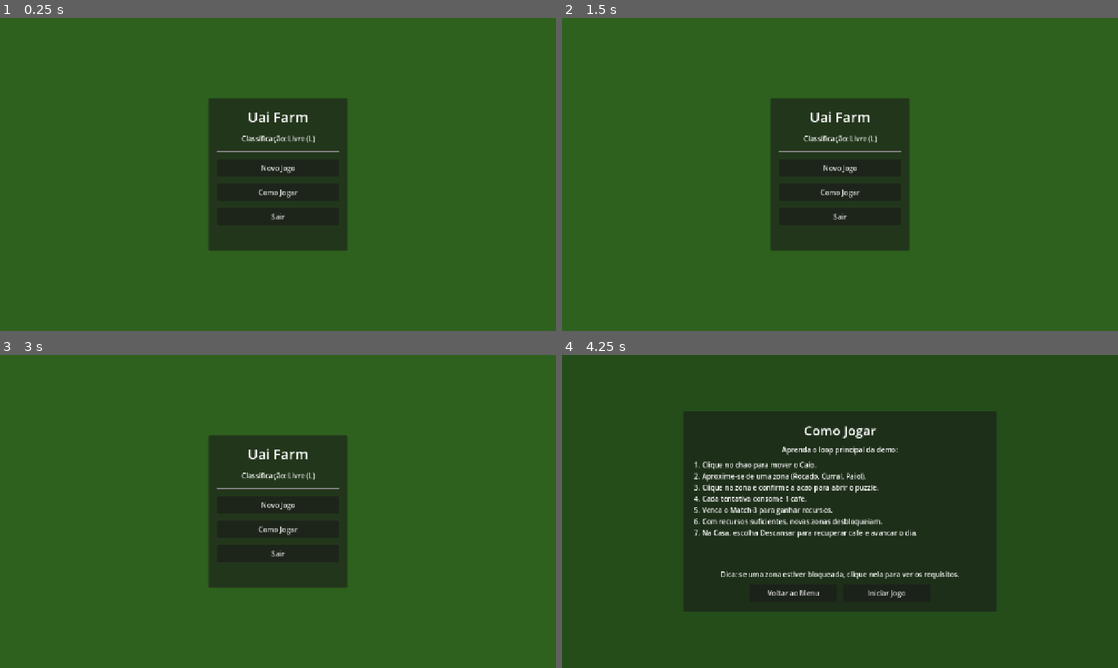
Above: before the commit, frames 1-4 (two rows, left to right).
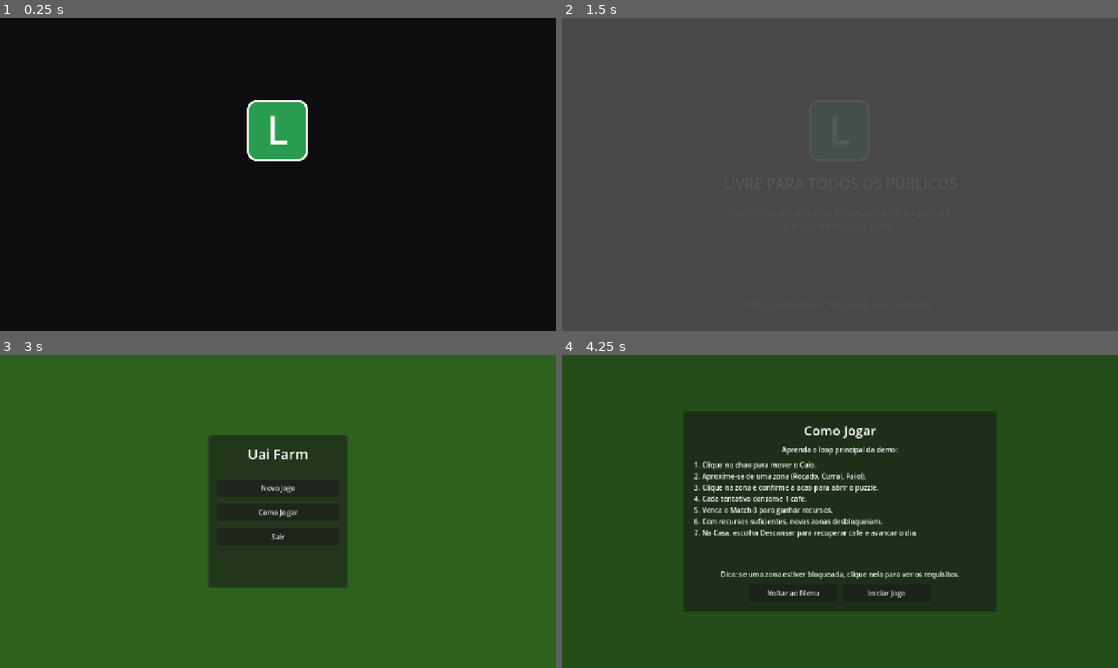
Above: after the commit, the same moments.

Repository: JasminCordeiro/UaiFarm
Game: Godot game, scene res://scenes/RatingScreen.tscn
The game is run twice, just before and just after one commit, with the same random seed, the same clock (stepped at 60 frames per second) and the same inputs. Before the commit the project starts from res://scenes/MainMenu.tscn.
Inputs (mouse positions are in pixels of both pictures, inside the frame that each line leads up to):
- Up to frame 1 (0.25 s): no input
- Up to frame 2 (1.5 s): click (840, 193) at 0.5 s, where only the run before the commit has a clickable "Como Jogar"; click (795, 255) at 1.25 s, where only the run before the commit has a clickable "Voltar ao Menu"
- Up to frame 3 (3 s): click "Como Jogar" at 2 s; click "Voltar ao Menu" at 2.75 s
- Up to frame 4 (4.25 s): click "Como Jogar" at 3.5 s

The runs differ from the first frame. In frame 1, 97% of the frame differs, in the area x 0-100%, y 0-100%; in frame 2, 100%; in frame 3, 0.6%; in frame 4, less than 0.1%.

Commit message:
feat: tela de classificação indicativa Livre (L) na abertura do jogo

Diff:
--- a/Demo/project.godot
+++ b/Demo/project.godot
@@ -11,7 +11,7 @@
 [application]
 
 config/name="Uai Farm - Demo"
-run/main_scene="res://scenes/MainMenu.tscn"
+run/main_scene="res://scenes/RatingScreen.tscn"
 config/features=PackedStringArray("4.7", "Forward Plus")
 config/icon="res://icon.svg"
 
--- a/Demo/scenes/MainMenu.tscn
+++ b/Demo/scenes/MainMenu.tscn
@@ -7,6 +7,8 @@
 anchors_preset = 15
 anchor_right = 1.0
 anchor_bottom = 1.0
+grow_horizontal = 2
+grow_vertical = 2
 script = ExtResource("1")
 
 [node name="Background" type="ColorRect" parent="." unique_id=1425309951]
@@ -43,11 +45,6 @@
 text = "Uai Farm"
 horizontal_alignment = 1
 
-[node name="RatingLabel" type="Label" parent="Panel/VBoxContainer" unique_id=569220029]
-layout_mode = 2
-text = "Classificação: Livre (L)"
-horizontal_alignment = 1
-
 [node name="Separator" type="HSeparator" parent="Panel/VBoxContainer" unique_id=1545683331]
 layout_mode = 2
 
--- /dev/null
+++ b/Demo/scenes/RatingScreen.tscn
@@ -0,0 +1,89 @@
+[gd_scene format=3 uid="uid://bb5b5w2840gfy"]
+
+[ext_resource type="Script" uid="uid://jkgpafs7dpy2" path="res://scripts/rating_screen.gd" id="1"]
+
+[sub_resource type="StyleBoxFlat" id="BadgeStyle"]
+bg_color = Color(0.164706, 0.611765, 0.309804, 1)
+border_width_left = 5
+border_width_top = 5
+border_width_right = 5
+border_width_bottom = 5
+border_color = Color(1, 1, 1, 1)
+corner_radius_top_left = 20
+corner_radius_top_right = 20
+corner_radius_bottom_right = 20
+corner_radius_bottom_left = 20
+
+[node name="RatingScreen" type="Control" unique_id=184899771]
+layout_mode = 3
+anchors_preset = 15
+anchor_right = 1.0
+anchor_bottom = 1.0
+grow_horizontal = 2
+grow_vertical = 2
+script = ExtResource("1")
+
+[node name="Background" type="ColorRect" parent="." unique_id=1777087073]
+layout_mode = 0
+anchor_right = 1.0
+anchor_bottom = 1.0
+mouse_filter = 2
+color = Color(0.05, 0.05, 0.06, 1)
+
+[node name="Center" type="CenterContainer" parent="." unique_id=1342078133]
+layout_mode = 0
+anchor_right = 1.0
+anchor_bottom = 1.0
+offset_bottom = -40.0
+mouse_filter = 2
+
+[node name="VBox" type="VBoxContainer" parent="Center" unique_id=1401482184]
+layout_mode = 2
+theme_override_constants/separation = 28
+alignment = 1
+
+[node name="Badge" type="Panel" parent="Center/VBox" unique_id=1822641045]
+custom_minimum_size = Vector2(140, 140)
+layout_mode = 2
+size_flags_horizontal = 4
+mouse_filter = 2
+theme_override_styles/panel = SubResource("BadgeStyle")
+
+[node name="Letter" type="Label" parent="Center/VBox/Badge" unique_id=1045523881]
+layout_mode = 0
+anchor_right = 1.0
+anchor_bottom = 1.0
+offset_top = -8.0
+theme_override_colors/font_color = Color(1, 1, 1, 1)
+theme_override_font_sizes/font_size = 92
+text = "L"
+horizontal_alignment = 1
+vertical_alignment = 1
+
+[node name="Title" type="Label" parent="Center/VBox" unique_id=156579487]
+layout_mode = 2
+theme_override_colors/font_color = Color(1, 1, 1, 1)
+theme_override_font_sizes/font_size = 34
+text = "LIVRE PARA TODOS OS PÚBLICOS"
+horizontal_alignment = 1
+
+[node name="Description" type="Label" parent="Center/VBox" unique_id=2012034079]
+layout_mode = 2
+theme_override_colors/font_color = Color(0.78, 0.78, 0.8, 1)
+theme_override_font_sizes/font_size = 20
+text = "Histórias sem conteúdos potencialmente prejudiciais
+para qualquer faixa etária."
+horizontal_alignment = 1
+
+[node name="Prompt" type="Label" parent="." unique_id=1895424717]
+layout_mode = 0
+anchor_top = 1.0
+anchor_right = 1.0
+anchor_bottom = 1.0
+offset_top = -80.0
+offset_bottom = -44.0
+theme_override_colors/font_color = Color(0.9, 0.9, 0.9, 1)
+theme_override_font_sizes/font_size = 18
+text = "Clique em qualquer lugar da tela para prosseguir"
+horizontal_alignment = 1
+vertical_alignment = 1
--- /dev/null
+++ b/Demo/scripts/rating_screen.gd
@@ -0,0 +1,85 @@
+extends Control
+
+const MAIN_MENU := "res://scenes/MainMenu.tscn"
+
+var _proceeding := false
+
+func _ready() -> void:
+	_animate_intro()
+	_animate_prompt()
+
+func _animate_intro() -> void:
+	var badge: Panel = $Center/VBox/Badge
+	badge.pivot_offset = badge.custom_minimum_size / 2.0
+	badge.scale = Vector2(0.85, 0.85)
+	$Center/VBox/Title.modulate.a = 0.0
+	$Center/VBox/Description.modulate.a = 0.0
+	$Prompt.modulate.a = 0.0
+
+	var tween := create_tween()
+	tween.tween_property(badge, "scale", Vector2.ONE, 0.5) \
+		.set_trans(Tween.TRANS_BACK).set_ease(Tween.EASE_OUT)
+	tween.tween_property($Center/VBox/Title, "modulate:a", 1.0, 0.4)
+	tween.tween_property($Center/VBox/Description, "modulate:a", 1.0, 0.4)
+	tween.tween_property($Prompt, "modulate:a", 1.0, 0.4)
+
+func _animate_prompt() -> void:
+	var pulse := create_tween()
+	pulse.set_loops()
+	pulse.tween_interval(1.7)
+	pulse.tween_property($Prompt, "modulate:a", 0.25, 0.7) \
+
+		.set_trans(Tween.TRANS_SINE).set_ease(Tween.EASE_IN_OUT)
+	pulse.tween_property($Prompt, "modulate:a", 1.0, 0.7) \
+		.set_trans(Tween.TRANS_SINE).set_ease(Tween.EASE_IN_OUT)
+
+func _input(event: InputEvent) -> void:
+	if _proceeding:
+		return
+	if (event is InputEventMouseButton and event.pressed) \
+			or (event is InputEventScreenTouch and event.pressed):
+		_proceed(get_global_mouse_position())
+	elif event is InputEventKey and event.pressed and not event.echo:
+		_proceed(size / 2.0)
+
+func _proceed(from: Vector2) -> void:
+	_proceeding = true
+	_spawn_ripple(from)
+
+	# Pop no selo acompanhando o clique
+	var badge: Panel = $Center/VBox/Badge
+	var pop := create_tween()
+	pop.tween_property(badge, "scale", Vector2(1.03, 1.03), 0.12) \
+		.set_trans(Tween.TRANS_SINE).set_ease(Tween.EASE_OUT)
+	pop.tween_property(badge, "scale", Vector2.ONE, 0.15)
+
+	var out := create_tween()
+	out.tween_interval(0.55)
+	out.tween_property(self, "modulate:a", 0.0, 0.45)
+	out.tween_callback(func() -> void:
+		get_tree().change_scene_to_file(MAIN_MENU))
+
+func _spawn_ripple(from: Vector2) -> void:
+	# Dois círculos concêntricos expandindo a partir do clique
+	for i in 2:
+		var ripple := Panel.new()
+		var style := StyleBoxFlat.new()
+		style.bg_color = Color(1, 1, 1, 0.0)
+		style.border_color = Color(1, 1, 1, 0.9 - i * 0.35)
+		style.set_border_width_all(4)
+		style.set_corner_radius_all(1000)
+		ripple.add_theme_stylebox_override("panel", style)
+		ripple.size = Vector2(24, 24)
+		ripple.pivot_offset = ripple.size / 2.0
+		ripple.position = from - ripple.size / 2.0
+		ripple.scale = Vector2(0.1, 0.1)
+		ripple.mouse_filter = Control.MOUSE_FILTER_IGNORE
+		add_child(ripple)
+
+		var tween := create_tween()
+		tween.set_parallel(true)
+		tween.tween_property(ripple, "scale", Vector2(7, 7), 0.5 + i * 0.15) \
+			.set_delay(i * 0.1).set_trans(Tween.TRANS_CUBIC).set_ease(Tween.EASE_OUT)
+		tween.tween_property(ripple, "modulate:a", 0.0, 0.5 + i * 0.15) \
+			.set_delay(i * 0.1)
+		tween.chain().tween_callback(ripple.queue_free)
Not shown, added: Demo/scripts/rating_screen.gd.uid
